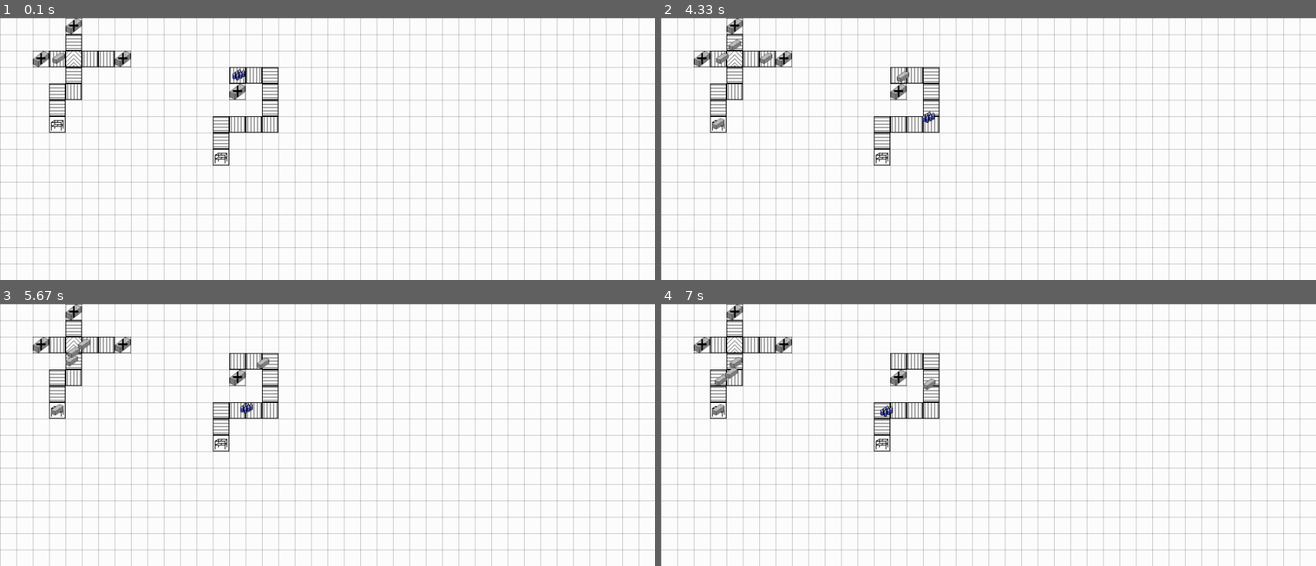
Above: before the commit, frames 1-4 (two rows, left to right).
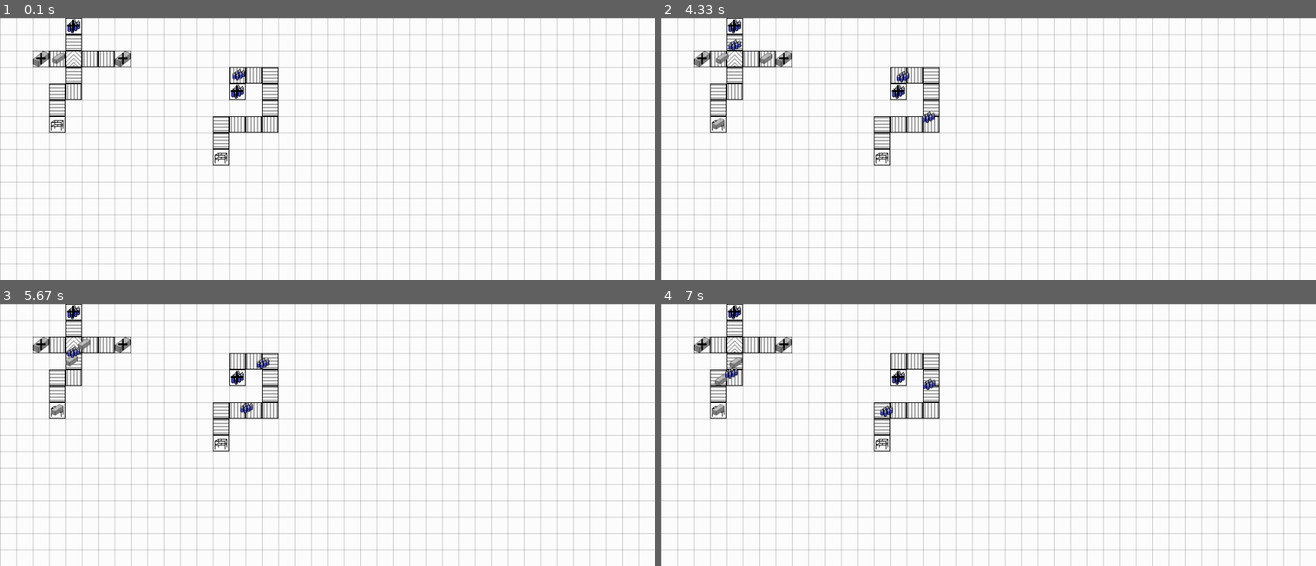
Above: after the commit, the same moments.

Repository: TobiasScheuer/PyGame-Simulations-other
Game: pygame game, started from FactorySim.py
Two runs of this game, one before a commit and one after it. Both use one fixed random seed, a clock stepped at 60 frames per second and the inputs below.
Inputs:
- Up to frame 1 (0.1 s): no input
- Up to frame 2 (4.33 s): no input
- Up to frame 3 (5.67 s): no input
- Up to frame 4 (7 s): no input

The runs differ from the first frame. In frame 1, 0.2% of the frame differs, in the area x 10-38%, y 0-32%; in frame 2, 0.3%; in frame 3, 0.3%; in frame 4, 0.3%.

Commit message:
feat: refactored boxAdder to ProductAdder with additional input variable which decides produced product

Diff:
--- a/FactorySim.py
+++ b/FactorySim.py
@@ -102,8 +102,6 @@
 							self.input_rect.append(logistic.output_rect[outputlist_indexes[j]])
 
 
-
-
 class Machine(Resources):
 	"""
 	doc
@@ -112,15 +110,19 @@
 		super().__init__(coordinates)
 		pass
 
-class BoxAdder(Machine):
-	"""
-	doc
-	"""
-	def __init__(self, coordinates, orientation):
+class ProductAdder(Machine):
+	"""
+	doc
+	"""
+	def __init__(self, coordinates, orientation, product):
 		super().__init__(coordinates)
 		self.size = (25,25)
 		self.rect = pygame.Rect(coordinates, self.size)
-		tempimage = pygame.image.load("res/factory/boxAdder.png").convert()
+		self.product = product
+		if product == "boxes":
+			tempimage = pygame.image.load("res/factory/boxAdder.png").convert()
+		elif product == "bottles":
+			tempimage = pygame.image.load("res/factory/bottleAdder.png").convert()
 		self.image = pygame.transform.smoothscale(tempimage, self.size)
 		self.orientation = orientation
 		if orientation == "horizontal":
@@ -151,8 +153,11 @@
 					coordinates = (self.output_rect[1][0], self.output_rect[1][1]-1 )
 			if coordinates != (0,0):
 				self.generate_ID()
-				newBox = Box(coordinates)
-				PRODUCTS.append(newBox)
+				if self.product == "boxes":
+					newProduct = Box(coordinates)
+				elif self.product == "bottles":
+					newProduct = Bottles(coordinates)
+				PRODUCTS.append(newProduct)
 				counter += 1
 			if counter == 2:
 				break
@@ -469,14 +474,14 @@
 	clock = pygame.time.Clock()
 	pygame.init()
 	screen = pygame.display.set_mode((WIDTH, HEIGHT))
-	box_adder1 = BoxAdder((50,50), "horizontal")
+	box_adder1 = ProductAdder((50,50), "horizontal", "boxes")
 	MACHINES.append(box_adder1)
-	box_adder2 = BoxAdder((175,50), "horizontal")
+	box_adder2 = ProductAdder((175,50), "horizontal", "boxes")
 	MACHINES.append(box_adder2)
-	box_adder3 = BoxAdder((100,0), "vertical")
-	MACHINES.append(box_adder3)
-	box_adder4 = BoxAdder((350,100), "vertical")
-	MACHINES.append(box_adder4)
+	bottle_adder1 = ProductAdder((100,0), "vertical", "bottles")
+	MACHINES.append(bottle_adder1)
+	bottle_adder2 = ProductAdder((350,100), "vertical", "bottles")
+	MACHINES.append(bottle_adder2)
 	storage1 = StorageUnit((75,150))
 	MACHINES.append(storage1)
 	storage2 = StorageUnit((325,200))
Binary file added: res/factory/bottleAdder.png
